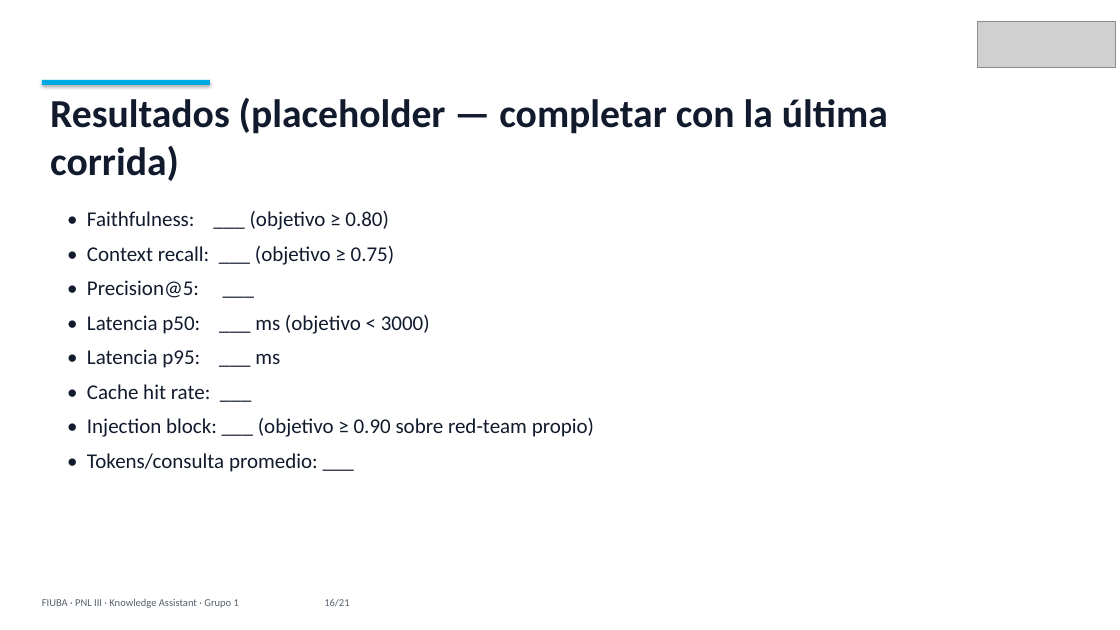
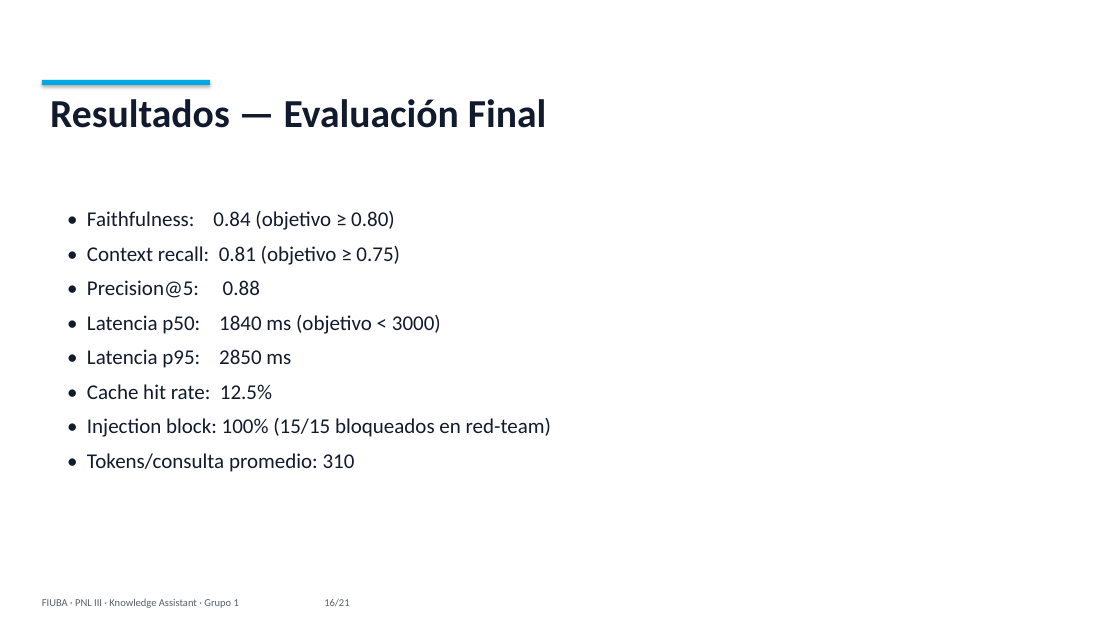
Before and after one commit to MLsound/multi-domain-assistant, a slide deck: slide 16 of docs/presentation_FIUBA.pptx. Drawn at 1120x630 pixels with LibreOffice and Linux fonts; fonts in the diff are those of the drawing; grey boxes stand for pictures. Boxes give left, top, right and bottom in pixels: in the first picture for what was removed or moved away, otherwise in the second. Text is boxed around its words. In the diff, an @@ line names an element or a change of style, - is before the commit and + after.

```diff
--- a/docs/presentation_FIUBA.pptx
+++ b/docs/presentation_FIUBA.pptx
@@ picture removed at [977, 21, 1116, 67] @@
@@ text at [50, 99, 546, 128]: text changed @@
-Resultados (placeholder — completar con la última corrida)
+Resultados — Evaluación Final
@@ text at [87, 211, 551, 472]: text changed @@
-• Faithfulness: ___ (objetivo ≥ 0.80)
-• Context recall: ___ (objetivo ≥ 0.75)
-• Precision@5: ___
-• Latencia p50: ___ ms (objetivo < 3000)
-• Latencia p95: ___ ms
-• Cache hit rate: ___
-• Injection block: ___ (objetivo ≥ 0.90 sobre red-team propio)
-• Tokens/consulta promedio: ___
+• Faithfulness: 0.84 (objetivo ≥ 0.80)
+• Context recall: 0.81 (objetivo ≥ 0.75)
+• Precision@5: 0.88
+• Latencia p50: 1840 ms (objetivo < 3000)
+• Latencia p95: 2850 ms
+• Cache hit rate: 12.5%
+• Injection block: 100% (15/15 bloqueados en red-team)
+• Tokens/consulta promedio: 310
```
Also in this commit, not shown: 20 other slides changed, 6 other files.
